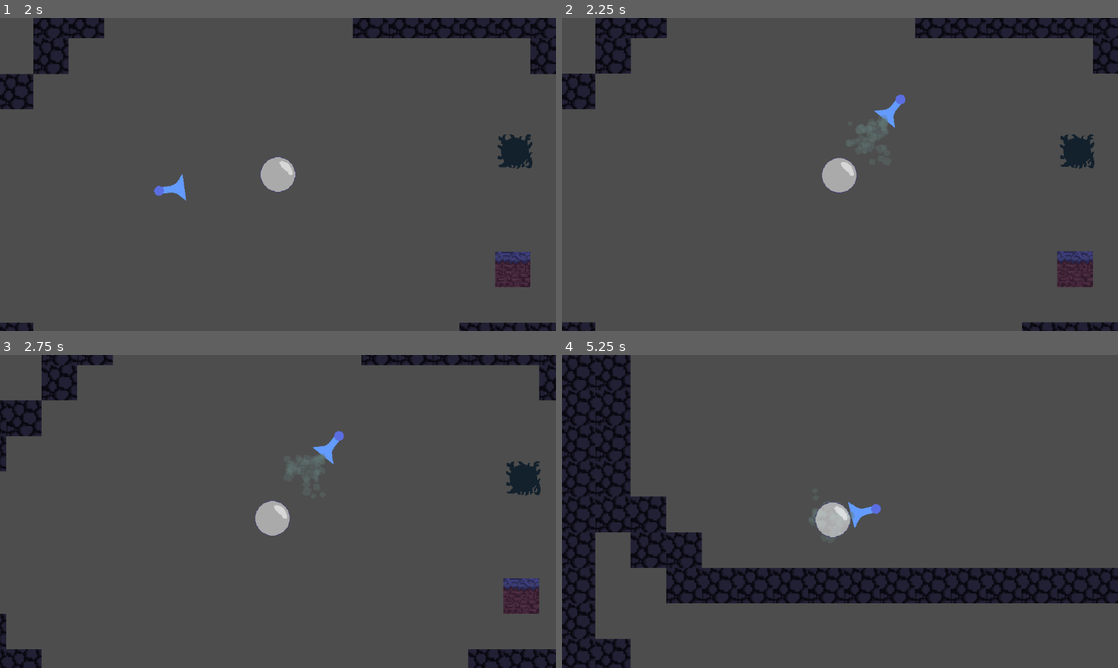
Above: before the commit, frames 1-4 (two rows, left to right).
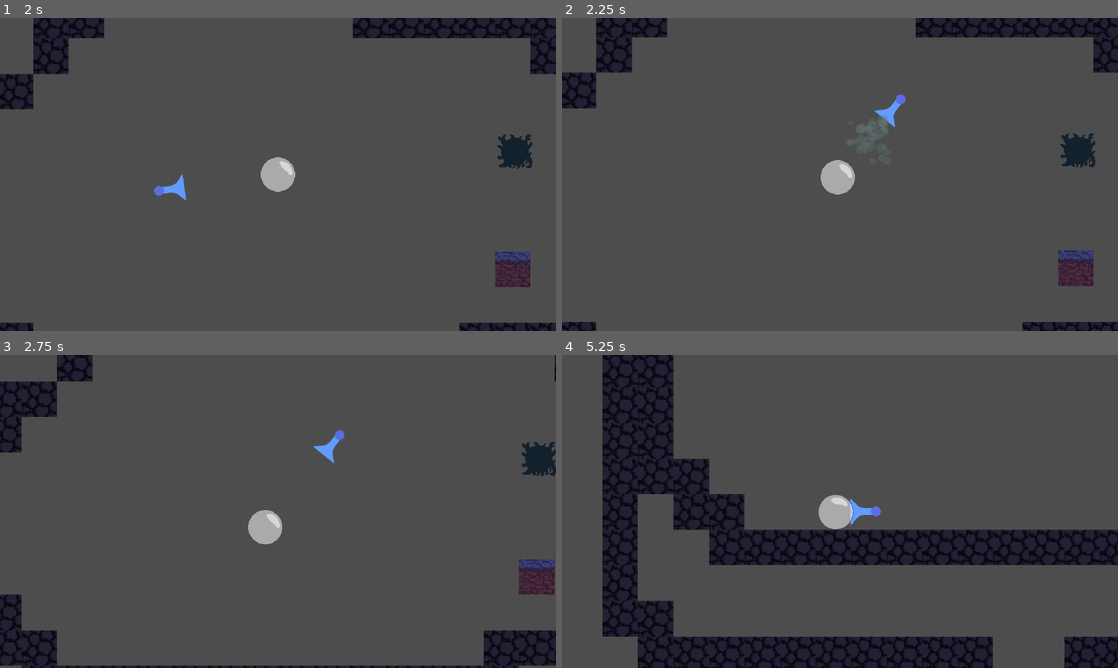
Above: after the commit, the same moments.

Repository: BenjaminWalls/Test_Winter2023
Game: Godot game, scene res://test_environment.tscn
Same seed, same stepped clock (60 frames per second), same inputs: the game is played once before the commit and once after it.
Inputs (mouse positions are in pixels of both pictures, inside the frame that each line leads up to):
- Up to frame 1 (2 s): tap Enter at 0.5 s; move the mouse to (400, 158) at 0.52 s; press the mouse at (400, 158) at 0.53 s; tap Space at 1.25 s; move the mouse to (166, 190) at 1.27 s; release the mouse at (166, 190) at 1.28 s; click (166, 190) at 1.35 s
- Up to frame 2 (2.25 s): tap Enter at 2 s; move the mouse to (895, 105) at 2.02 s; press the mouse at (895, 105) at 2.03 s
- Up to frame 3 (2.75 s): no input
- Up to frame 4 (5.25 s): move the mouse to (812, 574) at 2.77 s; release the mouse at (812, 574) at 2.78 s; click (812, 574) at 2.85 s; move the mouse to (1006, 558) at 3.52 s; press the mouse at (1006, 558) at 3.53 s; move the mouse to (673, 464) at 4.27 s; release the mouse at (673, 464) at 4.28 s; click (673, 464) at 4.35 s; move the mouse to (867, 511) at 5.02 s; press the mouse at (867, 511) at 5.03 s

Frame 1 is identical in both runs. In frame 2, 1.2% of the frame differs, in the area x 0-100%, y 0-100%; in frame 3, 9.2%; in frame 4, 44%.

Commit message:
Possibly fixed physics with different refresh rates.

Diff:
--- a/PushBubble.gd
+++ b/PushBubble.gd
@@ -4,8 +4,11 @@
 var force = 1
 var velocity
 
+func _process(delta):
+	pass
+
 # Called every frame. 'delta' is the elapsed time since the previous frame.
-func _process(delta):
+func _physics_process(delta):
 	Mouse_Position=get_parent().global_position - get_parent().get_parent().get_node("Bubble/BubbleRigid").global_position
 	velocity=get_parent().get_parent().get_node("Bubble/BubbleRigid").get_linear_velocity()
 	#print("velocity: ", velocity)
@@ -13,7 +16,7 @@
 	#print("Mouse Normalized: ", Mouse_Position.normalized())
 	# Adding force when raycast detects bubble and mouse button pressed
 	if get_collider()==get_parent().get_parent().get_node("Bubble/BubbleRigid") and Input.is_action_pressed("Blow_air"):
-		get_parent().get_parent().get_node("Bubble/BubbleRigid").apply_central_force(-Mouse_Position*1.1)
+		get_parent().get_parent().get_node("Bubble/BubbleRigid").apply_central_force(-Mouse_Position*3)
 		get_parent().get_node("GPUParticles2D").emitting=true
 	elif(velocity!=Vector2(0,0)): # This is for stopping the bubble to a halt when not pushing air.
 		get_parent().get_parent().get_node("Bubble/BubbleRigid").set_linear_velocity(lerp(velocity,Vector2(0,0),0.001))
--- a/project.godot
+++ b/project.godot
@@ -26,3 +26,7 @@
 "events": [Object(InputEventMouseButton,"resource_local_to_scene":false,"resource_name":"","device":-1,"window_id":0,"a …(258 unchanged characters)…
 ]
 }
+
+[physics]
+
+common/physics_ticks_per_second=240
